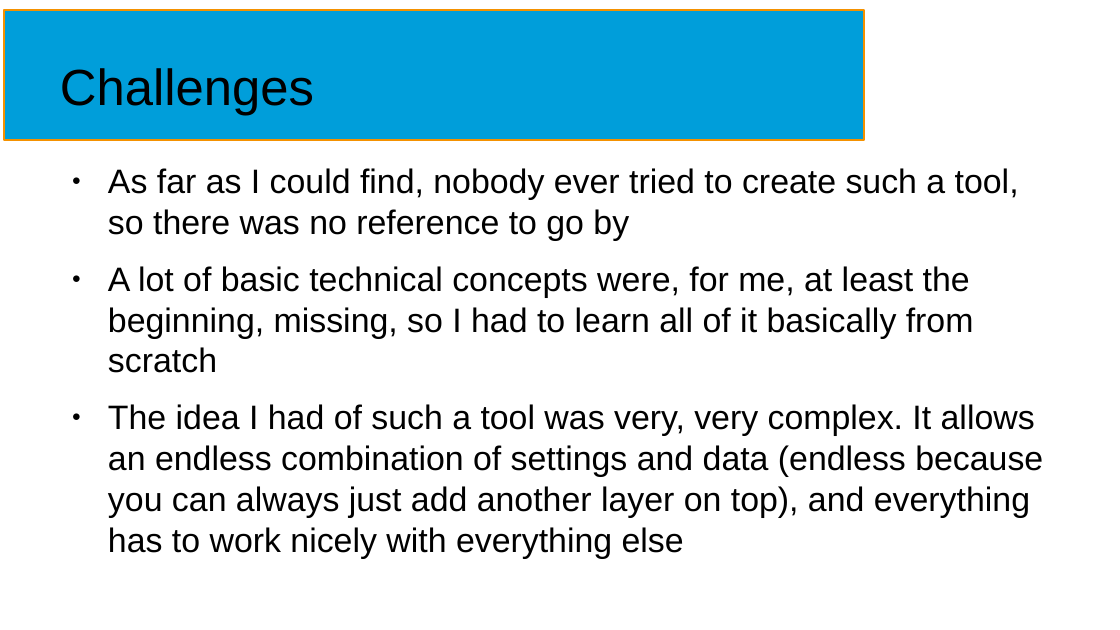
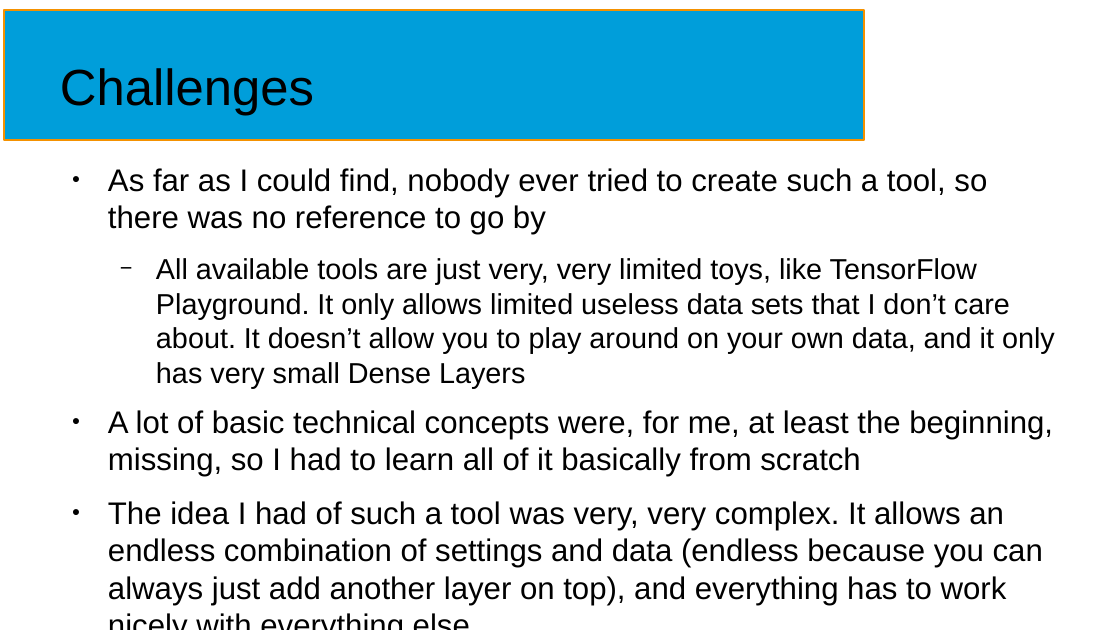
Before and after one commit to NormanTUD/asanAI, a slide deck: slide 7 of manual/asanai.odp. Drawn at 1120x630 pixels with LibreOffice and Linux fonts; fonts in the diff are those of the drawing. Boxes give left, top, right and bottom in pixels: in the first picture for what was removed or moved away, otherwise in the second. Text is boxed around its words. In the diff, an @@ line names an element or a change of style, - is before the commit and + after.

```diff
--- a/manual/asanai.odp
+++ b/manual/asanai.odp
@@ text at (x1=108, y1=168, x2=1053, y2=605): size 24.1 to 22.1 pt in "As far as I could find, nobody ...", "A lot of basic technical concepts were, ...", "The idea I had of such a ..." @@
@@ text at (x1=156, y1=258, x2=1055, y2=388): paragraph added @@
+  − All available tools are just very, very limited toys, like TensorFlow Playground. It only allows limited useless data sets that I don’t care about. It doesn’t allow you to play around on your own data, and it only has very small Dense Layers
```
Also in this commit, not shown: 17 other slides changed, 6 slides added.
